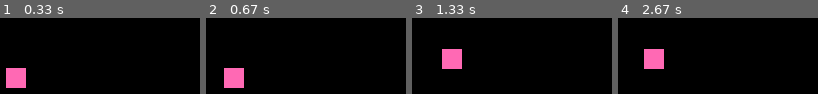
Above: before the commit, frames 1-4 (left to right).
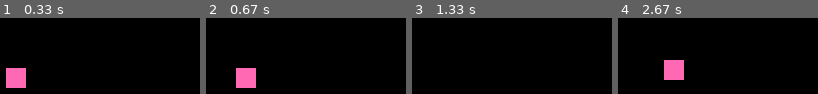
Above: after the commit, the same moments.

Repository: mkennely/learning_pygame
Game: pygame game, started from first_game.py
Two runs of this game, one before a commit and one after it. Both use one fixed random seed, a clock stepped at 60 frames per second and the inputs below.
Inputs:
- Up to frame 1 (0.33 s): no input
- Up to frame 2 (0.67 s): hold Right from 0.33 s (still down)
- Up to frame 3 (1.33 s): release Right at 0.8 s; hold Up 0.83-1.13 s; tap Space at 0.9, 1.23 s; hold Right from 1.17 s (still down)
- Up to frame 4 (2.67 s): release Right at 1.63 s; hold Left 2.23-2.63 s; tap Space at 2.3 s

Frame 1 is identical in both runs. In frame 2, 3.2% of the frame differs, in the area x 9-25%, y 65-93%; in frame 3, 2.6%; in frame 4, 5.3%, in the area x 13-33%, y 40-82%.

Commit message:
Change character speed

Diff:
--- a/first_game.py
+++ b/first_game.py
@@ -14,7 +14,7 @@
 y = 50
 width = 20
 height = 20
-speed = 4
+speed = 8
 character_colour = (255, 105, 180)
 character_dimensions = [x, y, width, height]
 
